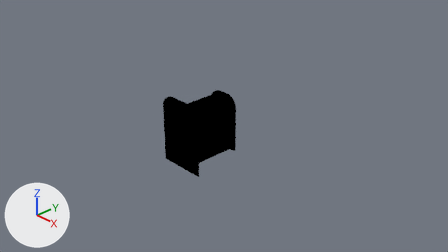
One commit to the Blender file Models/OPT/OPT_Hatch_Sliding.blend: the scene before it, then after it.
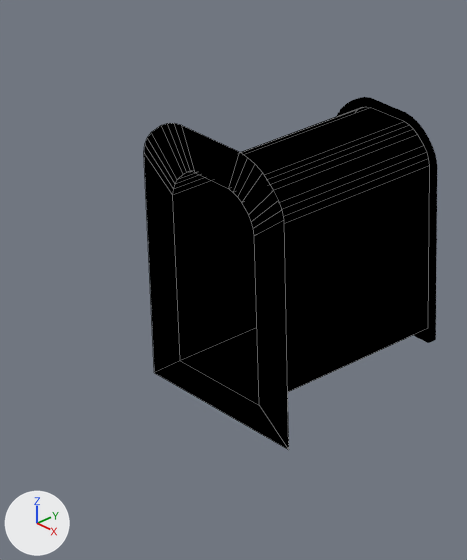
Each version is shown from the file's camera 'Camera', then close up on the part from 28% to 54% of the width and 26% to 81% of the height. Every picture has the same lights, and +X, +Y and +Z are marked at lower left. The close-ups show mesh edges as thin lines.

Script lines for the objects in view, before the commit:
```python
me_mesh_001 = bpy.data.meshes.new('mesh.001')
me_mesh_001.from_pydata(...)  # 176 vertices, 66 faces; spans x -0.308..0.308, y -0.041..0.021, z -0.445..0.602
me_mesh_001.materials.append(mat_mat_rearhatch)  # its picture is missing
me_mesh_003 = bpy.data.meshes.new('mesh.003')
me_mesh_003.from_pydata(...)  # 54 vertices, 36 faces; spans x -0.453..0.453, y -0.751..0.54, z -1.0..0.0
me_mesh_003.materials.append(mat_mat_rearhatch)  # its picture is missing
ob_frame = bpy.data.objects.new('frame', me_mesh_001)
ob_frame.parent = ob_opt_hatch_sliding
ob_frame.location = (0.0, 0.0, 0.0)
ob_tube = bpy.data.objects.new('tube', me_mesh_003)
ob_tube.parent = ob_opt_hatch_sliding
ob_tube.location = (0.0, 0.0, 0.0)
ob_tube.rotation_euler = (-1.571, 0.0, 0.0)  # degrees (-90, 0, 0)
```
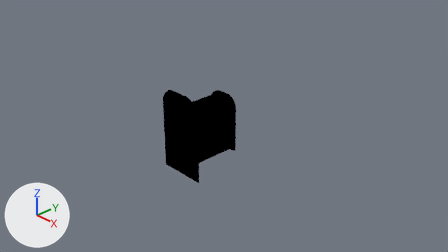
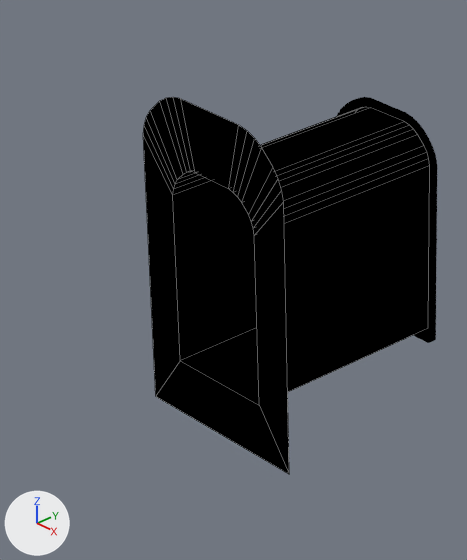
Commit message: OPT Fixes add eva hatches to J and K cockpits change J bottom hatch to larger one

Boxes [x1, y1, x2, y2] around the edits, measured in the close-ups (467 x 560 px; the box of a moved part takes in the faces that stretch with it):
```json
{"object": "tube", "change": "reshaped", "before": [144, 107, 430, 450], "after": [143, 97, 430, 474], "on screen": "10% taller"}
{"part": 1, "of": "me_mesh_003", "change": "moved or reshaped", "before": [144, 123, 289, 450], "after": [143, 97, 289, 474]}
```

The change, as JSON lines over the scene's bpy script:
```json
{"block": "me_mesh_003", "where": "# used by ob_tube; parent = ob_opt_hatch_sliding; location = (0.0, 0.0, 0.0); rotation_euler = (-1.571, 0.0, 0.0), in degrees (-90, 0, 0)"}
{"op": "remove", "block": "me_mesh_003", "code": "me_mesh_003.from_pydata(...)  # 54 vertices, 36 faces; spans x -0.453..0.453, y -0.751..0.54, z -1.0..0.0"}
{"op": "add", "block": "me_mesh_003", "code": "me_mesh_003.from_pydata(...)  # 54 vertices, 36 faces; spans x -0.453..0.453, y -0.871..0.66, z -1.0..0.0"}
{"block": "me_mesh_003", "change": "me_mesh_003 part 1: 18 of 54 vertices moved; they spanned x -0.453..0.453, y -0.751..0.54, z -1.0 and now span x -0.453..0.453, y -0.871..0.66, z -1.0; mean shift (0.0, -0.079, 0.0); largest move (0.453, 0.54, -1.0) -> (0.453, 0.66, -1.0)"}
```
